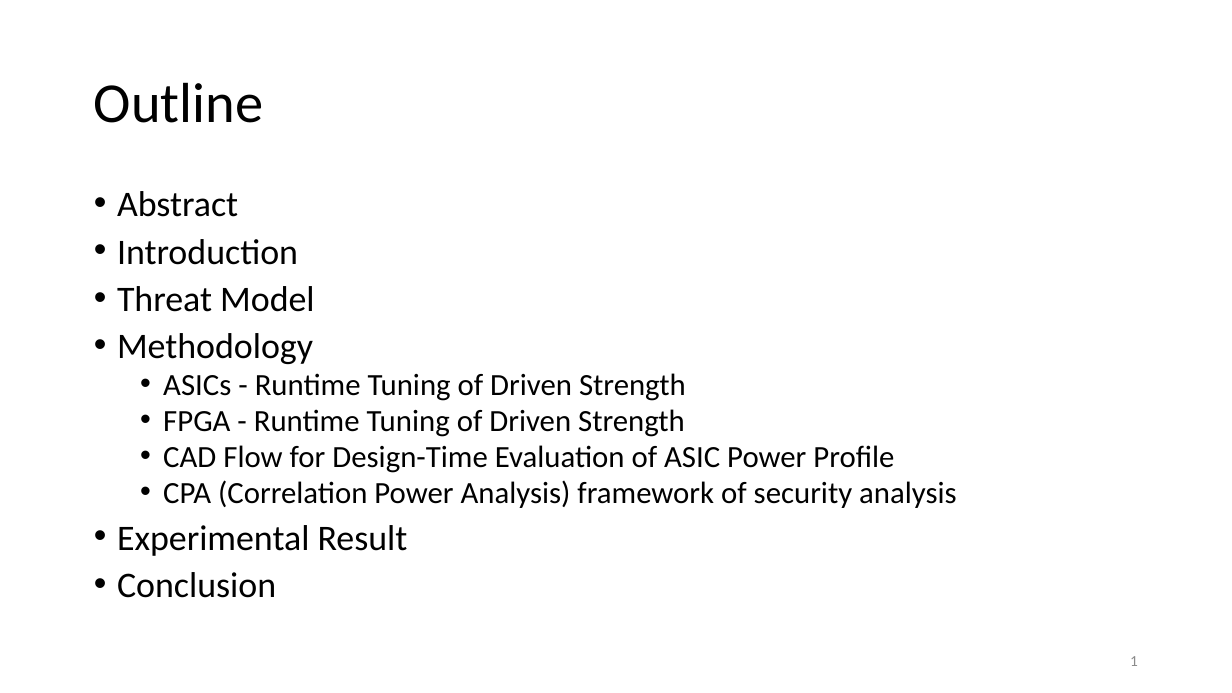
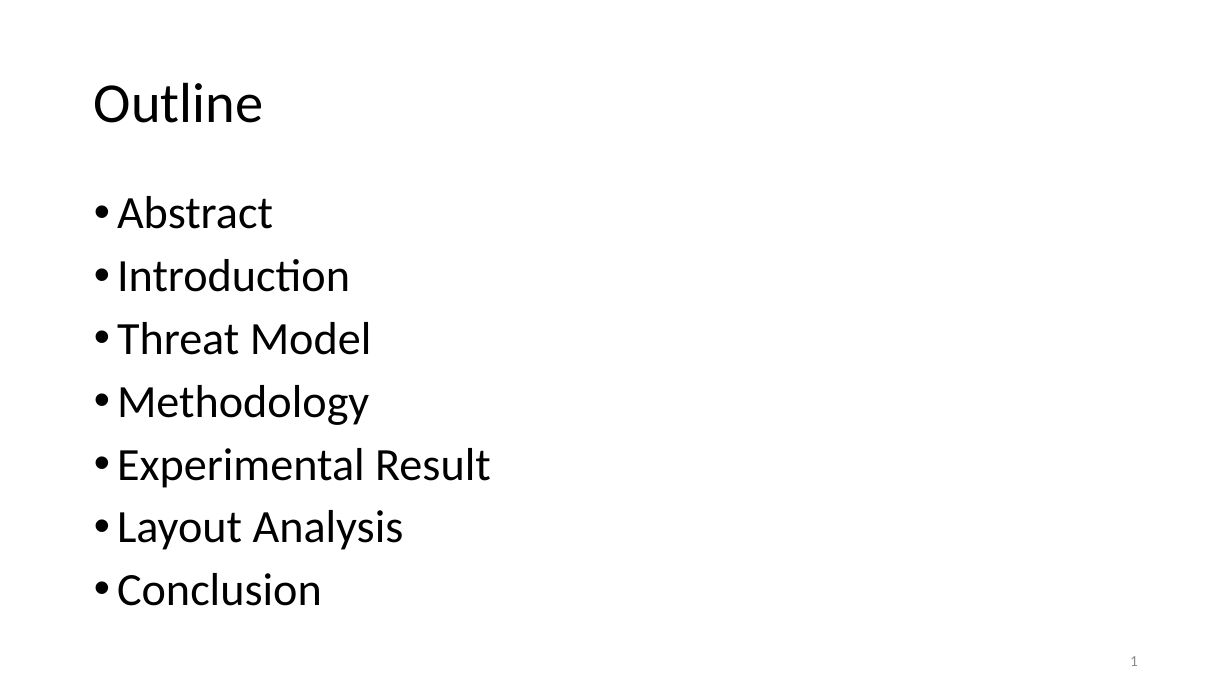
Before and after one commit to Pacific-Feng-Studuies/Studied-Papers, a slide deck: slide 2 of GM/X-Volt Joint Tuning of Driver Strengths and Supply Voltages/X-Volt Joint Tuning of Driver Strengths and Supply Voltages.pptx. Drawn at 1232x693 pixels with LibreOffice and Linux fonts; fonts in the diff are those of the drawing. Boxes give left, top, right and bottom in pixels: in the first picture for what was removed or moved away, otherwise in the second. Text is boxed around its words. In the diff, an @@ line names an element or a change of style, - is before the commit and + after.

```diff
--- a/GM/X-Volt Joint Tuning of Driver Strengths and Supply Voltages/X-Volt Joint Tuning of Driver Strengths and Supply Voltages.pptx
+++ b/GM/X-Volt Joint Tuning of Driver Strengths and Supply Voltages/X-Volt Joint Tuning of Driver Strengths and Supply Voltages.pptx
@@ text at (117, 196, 491, 606): size 28 to 36 pt in "Abstract", "Introduction", "Threat Model", "Methodology" and 2 more places; line spacing 0.8 to 0.9 @@
@@ text at (163, 373, 956, 508): paragraphs removed @@
-  • ASICs - Runtime Tuning of Driven Strength
-  • FPGA - Runtime Tuning of Driven Strength
-  • CAD Flow for Design-Time Evaluation of ASIC Power Profile
-  • CPA (Correlation Power Analysis) framework of security analysis
@@ text at (117, 510, 404, 550): paragraph added @@
+• Layout Analysis
```
Also in this commit, not shown: 4 other slides changed, 33 slides added.
